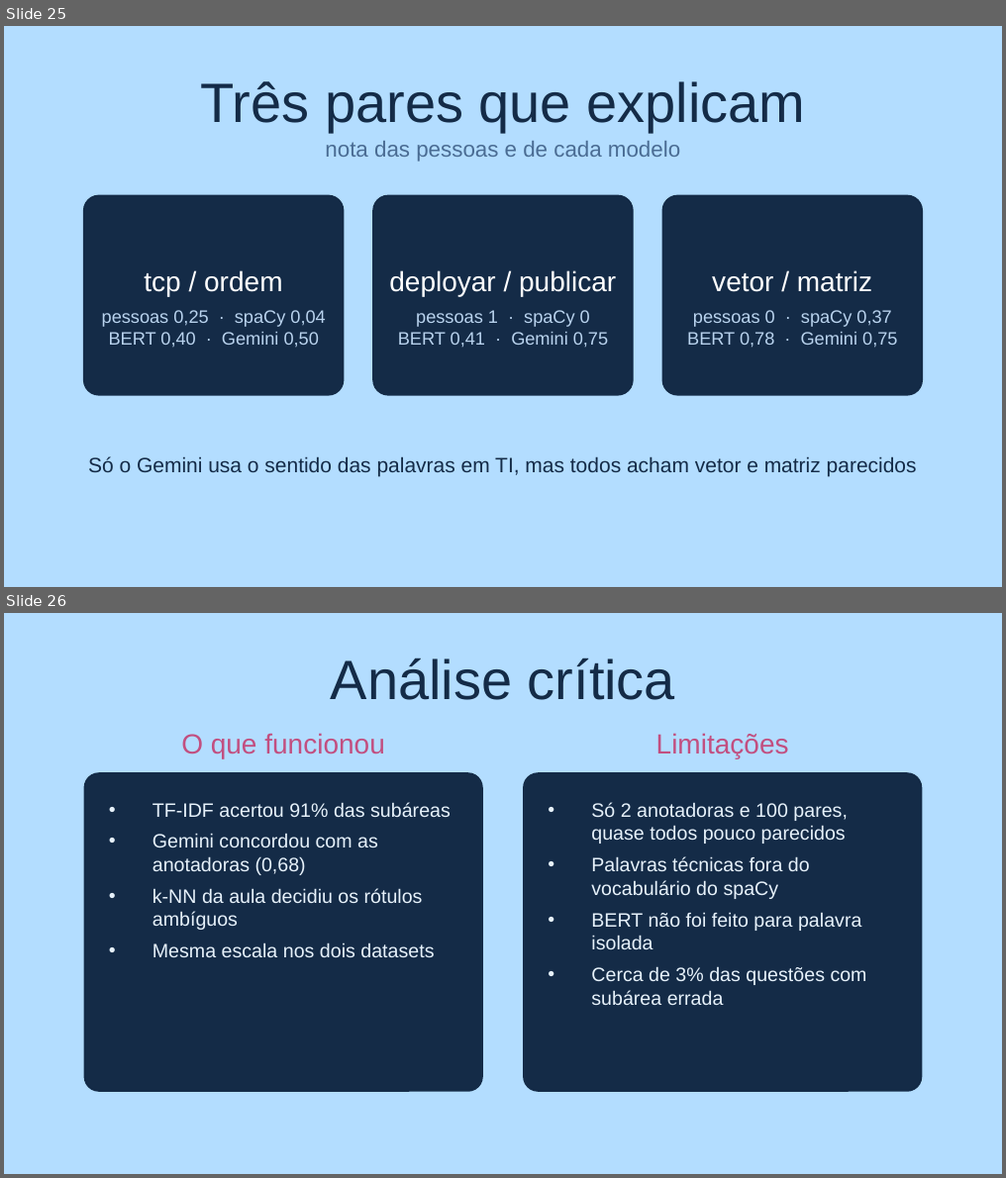
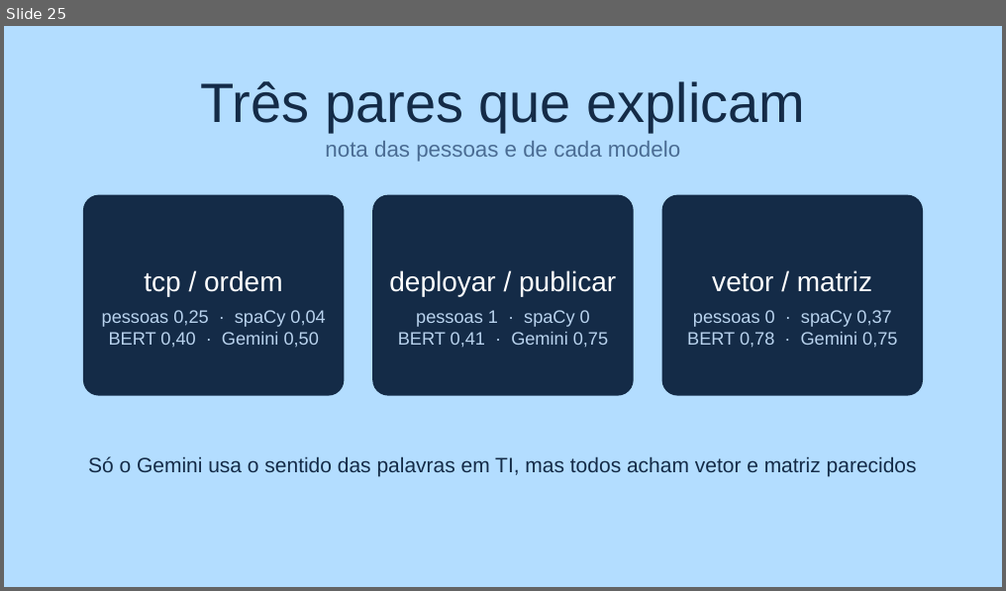
Before and after one commit to barbaradasilvadapper/T1-PLN, a slide deck: entregaveis/Trabalho1_PLN.pptx. Shown one above the other, each under a label of ours: slides 25 and 26 before the commit, slide 25 after it. The pictures are 1006x1178 and 1006x591 pixels, drawn with LibreOffice and Linux fonts; fonts in the diff are those of the drawing. Boxes give left, top, right and bottom in pixels: in the first picture for what was removed or moved away, otherwise in the second. Text is boxed around its words. In the diff, an @@ line names an element or a change of style, - is before the commit and + after.

```diff
--- a/entregaveis/Trabalho1_PLN.pptx
+++ b/entregaveis/Trabalho1_PLN.pptx
@@ slide 26 removed at [4,613,1002,1174], background #B3DDFF @@
@@ text removed at [331,658,675,700] @@
-Análise crítica
@@ text removed at [181,733,385,759] @@
-O que funcionou
@@ text removed at [656,733,789,759] @@
-Limitações
@@ rounded rectangle removed at [84,772,483,1092] @@
@@ rounded rectangle removed at [523,772,922,1092] @@
@@ text removed at [152,802,450,958] @@
-• TF-IDF acertou 91% das subáreas
-• Gemini concordou com as anotadoras (0,68)
-• k-NN da aula decidiu os rótulos ambíguos
-• Mesma escala nos dois datasets
@@ text removed at [591,802,867,1005] @@
-• Só 2 anotadoras e 100 pares, quase todos pouco parecidos
-• Palavras técnicas fora do vocabulário do spaCy
-• BERT não foi feito para palavra isolada
-• Cerca de 3% das questões com subárea errada
```
Also in this commit, not shown: 16 slides changed, 3 slides added, 2 other slides removed, 3 other files.
